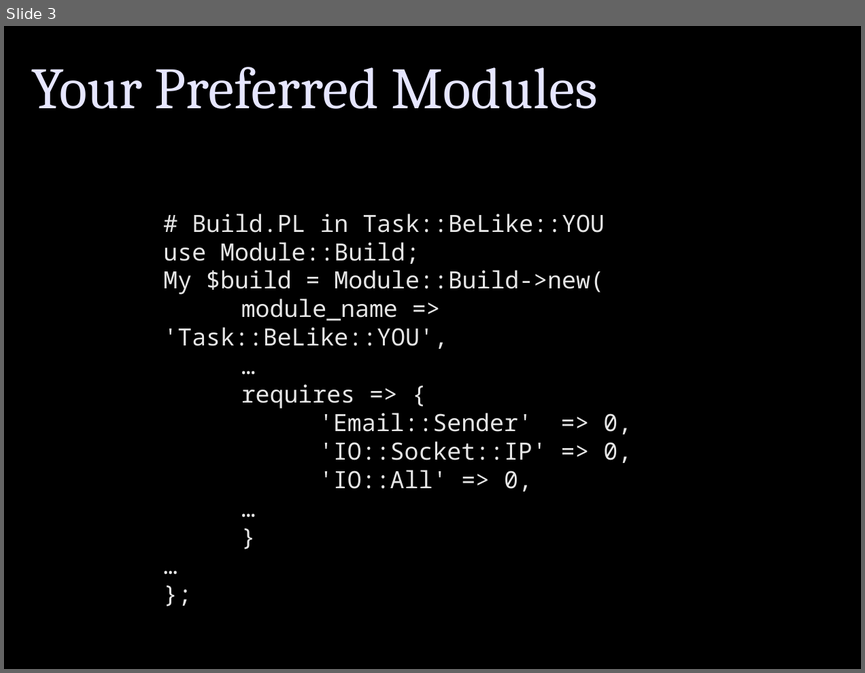
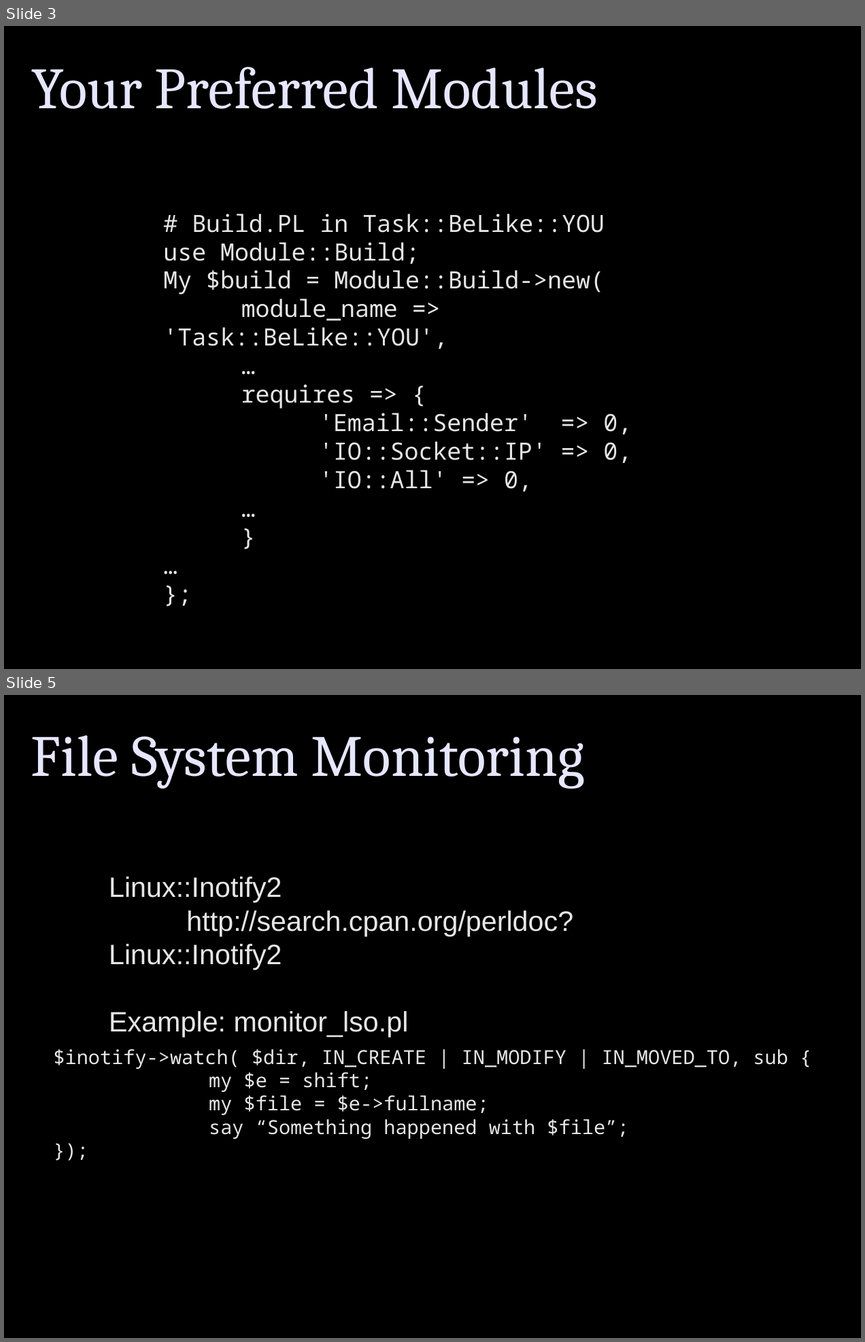
Before and after one commit to dap/perl_for_appsec, a slide deck: perl_for_appsec.odp. Shown one above the other, each under a label of ours: slide 3 before the commit, slides 3 and 5 after it; the slides between them are not shown. The pictures are 865x673 and 865x1342 pixels, drawn with LibreOffice and Linux fonts; fonts in the diff are those of the drawing. Boxes give left, top, right and bottom in pixels: in the first picture for what was removed or moved away, otherwise in the second. Text is boxed around its words. In the diff, an @@ line names an element or a change of style, - is before the commit and + after.

Commit message:
Code examples from June OWASP Philadelphia

```diff
--- a/perl_for_appsec.odp
+++ b/perl_for_appsec.odp
@@ slide 5 added at box(4, 695, 861, 1338), background #000000 @@
@@ text added at box(31, 735, 585, 789), 54 pt, text #E6E6FF @@
+File System Monitoring
@@ text added at box(109, 877, 573, 1038), 26 pt, text #E6E6E6 @@
+Linux::Inotify2
+http://search.cpan.org/perldoc?Linux::Inotify2
+Example: monitor_lso.pl
@@ text added at box(54, 1049, 787, 1139), 18 pt, text #E6E6E6 @@
+$inotify->watch( $dir, IN_CREATE | IN_MODIFY | IN_MOVED_TO, sub {
+my $e = shift;
+my $file = $e->fullname;
+say “Something happened with $file”;
+});
```
Also in this commit, not shown: 1 slide changed, 1 other slide added, 3 slides removed, 5 other files.
